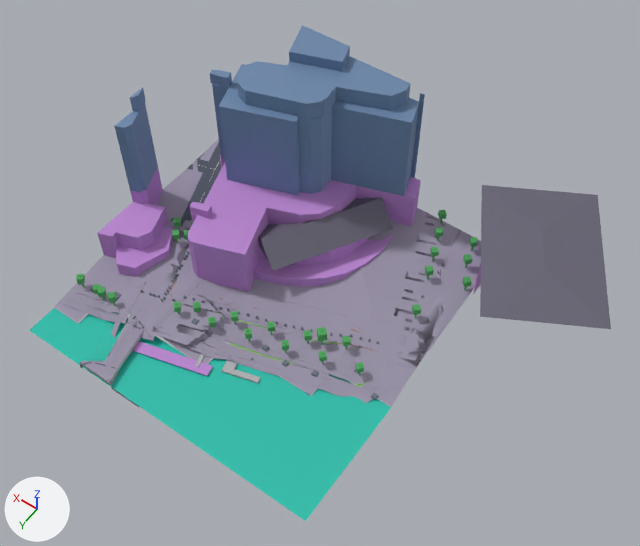
Two versions of the glTF model public/maps/melbourne/chunks/3_-14.glb, one commit apart.
Both versions are drawn from a 50 mm camera at (289.0, 1770.0, 258.0) aimed at (393.0, 1624.0, 29.0). Arrows for +X, +Y and +Z are at lower left; the lights stay in place. The first picture is the older version. Where no turn or scale is listed for an object, it has been applied to the vertices. Vertices at exactly the same position are counted once.

In view in the first picture: 'compiled-chunk'.
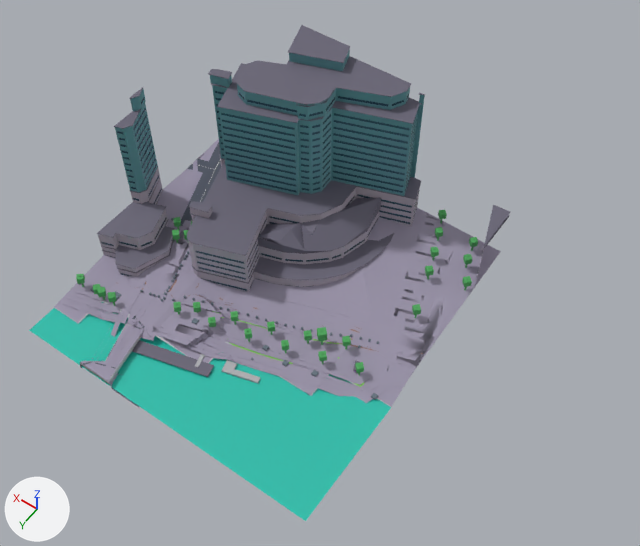
Where the newer file only moved an object's origin or applied its transform, the numbers keep the older frame.

What differs and where, as boxes [x1, y1, x2, y2] in the pictures (640 x 546 px):
```json
{"object": "compiled-chunk", "change": "reshaped", "before": [29, 25, 611, 521], "after": [29, 25, 510, 521], "on screen": "17% narrower"}
{"part": 1, "of": "me_mesh_0", "change": "cut back", "before": [91, 185, 611, 390], "after": [91, 25, 510, 393]}
{"part": 2, "of": "me_mesh_0", "change": "recoloured", "before": [132, 350, 213, 376]}
{"part": 3, "of": "me_mesh_0", "change": "recoloured", "before": [97, 157, 421, 292], "after": [98, 159, 484, 292]}
{"part": 4, "of": "me_mesh_0", "change": "recoloured", "before": [115, 49, 423, 196], "after": [115, 49, 423, 196], "on screen": "blue to cyan"}
```

Scene script edits in JSON lines:
```json
{"op": "add", "block": "mat_commercial_stone", "code": ["mat_commercial_stone = principled_material('commercial-stone')", "mat_commercial_stone.base_color = (0.43, 0.38, 0.45)  # grey #afa6b3", "mat_commercial_stone.roughness = 0.86"]}
{"op": "add", "block": "mat_skyscraper_teal", "code": ["mat_skyscraper_teal = principled_material('skyscraper-teal')", "mat_skyscraper_teal.base_color = (0.12, 0.32, 0.35)  # cyan #6199a0", "mat_skyscraper_teal.metallic = 0.2", "mat_skyscraper_teal.roughness = 0.44"]}
{"op": "add", "block": "mat_window", "code": ["mat_window = principled_material('window')", "mat_window.base_color = (0.035, 0.105, 0.16)  # dark blue #355b6f", "mat_window.metallic = 0.38", "mat_window.roughness = 0.24"]}
{"op": "add", "block": "mat_commercial_rose", "code": ["mat_commercial_rose = principled_material('commercial-rose')", "mat_commercial_rose.base_color = (0.52, 0.26, 0.39)  # pink #bf8ba8", "mat_commercial_rose.roughness = 0.8"]}
{"block": "me_mesh_0", "where": "# used by ob_compiled_chunk; location = (389.9, 1613.2, 34.2)"}
{"op": "remove", "block": "me_mesh_0", "code": "me_mesh_0.from_pydata(...)  # 6082 vertices, 9333 faces; spans x -84.0..84.0, y -73.0..73.0, z -36.0..36.0"}
{"op": "add", "block": "me_mesh_0", "code": "me_mesh_0.from_pydata(...)  # 7523 vertices, 10054 faces; spans x -36.0..84.0, y -48.0..73.0, z -36.0..36.0"}
{"block": "me_mesh_0", "change": "me_mesh_0 part 1: 51 vertices moved within x -27.0..72.0, y 12.0..71.0, z -34.0..-27.0; 36 vertices removed from x -84.0..73.0, y -73.0..70.0, z -34.0..-2.0; 1477 vertices added at x -36.0..84.0, y -47.0..69.0, z -34.0..36.0"}
{"block": "me_mesh_0", "change": "me_mesh_0 part 2: 8 faces spanning x 21.0..51.0, y 47.0..59.0, z -34.0..-33.0 switch from mat_commercial (purple #b985cf) to mat_commercial_rose (pink #bf8ba8)"}
{"block": "me_mesh_0", "change": "me_mesh_0 part 3: 182 faces spanning x -36.0..84.0, y -47.0..37.0, z -33.0..-4.0 switch from mat_commercial (purple #b985cf) to mat_commercial_stone (grey #afa6b3)"}
{"block": "me_mesh_0", "change": "me_mesh_0 part 4: 100 faces spanning x 0.0..84.0, y -47.0..16.0, z -12.0..36.0 switch from mat_skyscraper (blue #718caf) to mat_skyscraper_teal (cyan #6199a0)"}
{"op": "add", "block": "me_mesh_0", "code": "me_mesh_0.materials.append(mat_window)  # dark blue #355b6f"}
```
